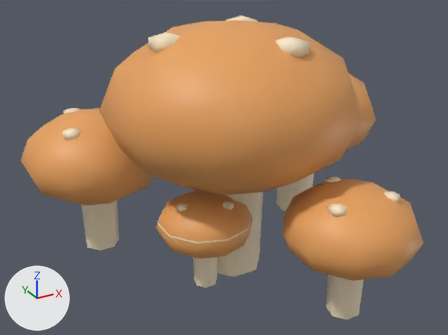
The glTF model godot/art/models/mushrooms.glb: old version first, new version second.
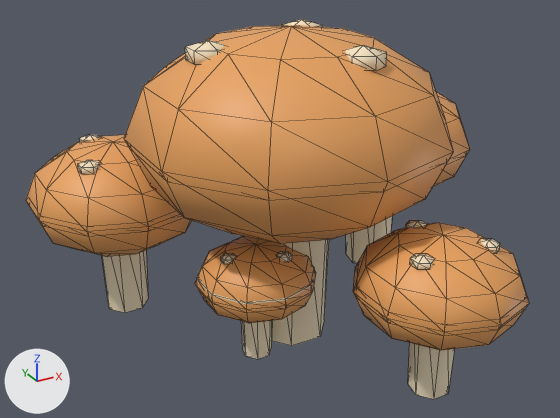
The first picture shows the older version from a 50 mm camera at (-0.674, -1.185, 0.857) aimed at (-0.019, 0.006, 0.261). The close-ups show the older and then the newer version on the part from 0% to 100% of the width and 0% to 100% of the height of that picture. Only the edits that show in the close-ups are written down. The axes (+X, +Y, +Z) are drawn at lower left. The lights are the same throughout. The close-ups show mesh edges as thin lines.

Objects in the first close-up: 'body'.
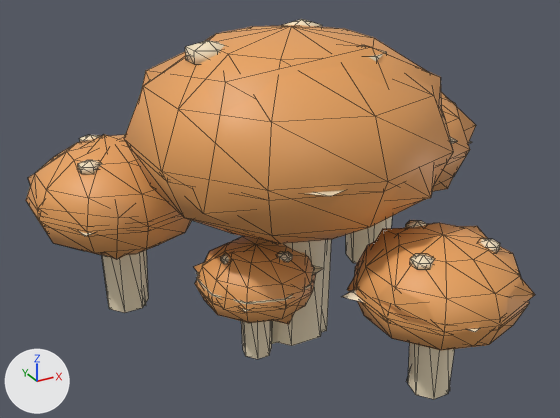
Boxes (x1, y1, x2, y2) around the edits, measured in the close-ups (560 x 418 px):
'body__far', added
    after: (28, 44, 535, 391)

What changed in the scene script:
```text
Add mat_defaultmaterial_001:
    mat_defaultmaterial_001 = bpy.data.materials.new('DefaultMaterial.001')
    mat_defaultmaterial_001.use_nodes = True; mat_defaultmaterial_001.node_tree.nodes.clear()
    _N = mat_defaultmaterial_001.node_tree.nodes; _L = mat_defaultmaterial_001.node_tree.links
    n0 = _N.new('ShaderNodeOutputMaterial'); n0.name = 'Material Output'
    n1 = _N.new('ShaderNodeBsdfPrincipled'); n1.name = 'Principled BSDF'
    n2 = _N.new('ShaderNodeVertexColor'); n2.name = 'Color Attribute'
    _L.new(n1.outputs[0], n0.inputs[0])  # 'BSDF' to 'Surface'
    _L.new(n2.outputs[0], n1.inputs[0])  # 'Color' to 'Base Color'
Add me_body__far:
    me_body__far.from_pydata(...)  # 150 vertices, 164 faces; spans x -0.43..0.519, y -0.446..0.428, z -0.001..0.595
    me_body__far.materials.append(mat_defaultmaterial_001)
Add ob_body__far:
    ob_body__far = bpy.data.objects.new('body__far', me_body__far)
    ob_body__far.location = (0.0, 0.0, 0.0)
```
